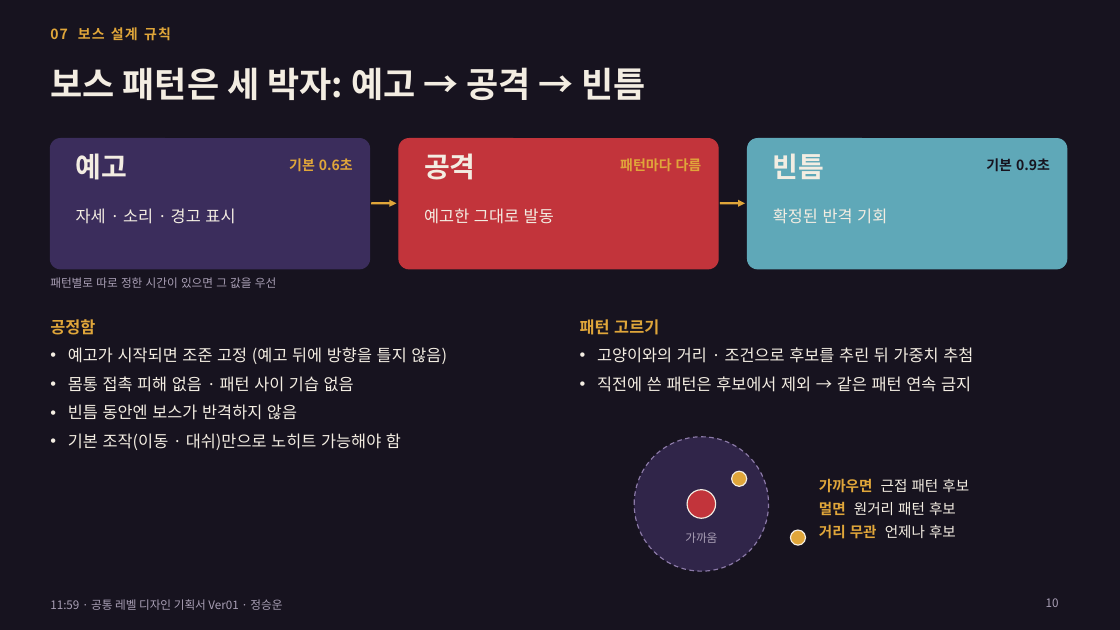
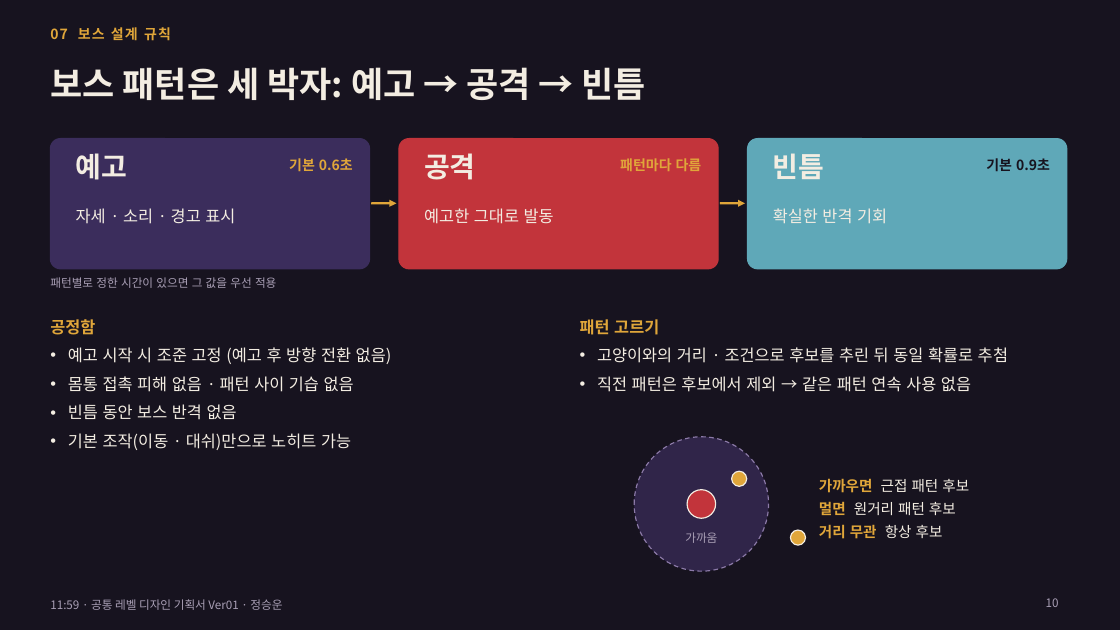
Before and after one commit to inory16351/Cat_Tang, a slide deck: slide 10 of docs/1159_공통_레벨디자인_기획서_20261116_정승운_Ver01.pptx. Drawn at 1120x630 pixels with LibreOffice and Linux fonts; fonts in the diff are those of the drawing. Boxes give left, top, right and bottom in pixels: in the first picture for what was removed or moved away, otherwise in the second. Text is boxed around its words. In the diff, an @@ line names an element or a change of style, - is before the commit and + after.

```diff
--- a/docs/1159_공통_레벨디자인_기획서_20261116_정승운_Ver01.pptx
+++ b/docs/1159_공통_레벨디자인_기획서_20261116_정승운_Ver01.pptx
@@ text at bbox=[773, 208, 887, 224]: text changed @@
-확정된 반격 기회
+확실한 반격 기회
@@ text at bbox=[50, 277, 276, 288]: text changed @@
-패턴별로 따로 정한 시간이 있으면 그 값을 우선
+패턴별로 정한 시간이 있으면 그 값을 우선 적용
@@ text at bbox=[68, 347, 392, 364]: text changed @@
-• 예고가 시작되면 조준 고정 (예고 뒤에 방향을 틀지 않음)
+• 예고 시작 시 조준 고정 (예고 후 방향 전환 없음)
@@ text at bbox=[597, 347, 1008, 392]: text changed @@
-• 고양이와의 거리 · 조건으로 후보를 추린 뒤 가중치 추첨
-• 직전에 쓴 패턴은 후보에서 제외 → 같은 패턴 연속 금지
+• 고양이와의 거리 · 조건으로 후보를 추린 뒤 동일 확률로 추첨
+• 직전 패턴은 후보에서 제외 → 같은 패턴 연속 사용 없음
@@ text at bbox=[68, 404, 351, 450]: text changed @@
-• 빈틈 동안엔 보스가 반격하지 않음
-• 기본 조작(이동 · 대쉬)만으로 노히트 가능해야 함
+• 빈틈 동안 보스 반격 없음
+• 기본 조작(이동 · 대쉬)만으로 노히트 가능
@@ text at bbox=[819, 524, 943, 539]: text changed; text colour #F3EDE2 to #E0A63A; bold on @@
-거리 무관 언제나 후보
+거리 무관 항상 후보
```
Also in this commit, not shown: 9 other slides changed, 1 other file.
